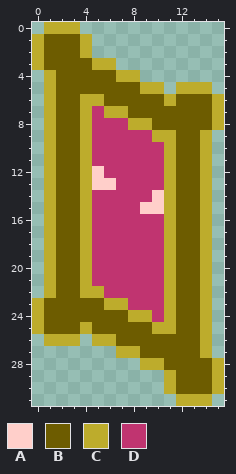
File history of a pixel-art sprite, assets/enemies/quadro_lado.png. Above is the file before it was changed.
The file is 16x32 pixels.
Palette (. is transparent): A #ffcfca  B #6d5c00  C #bdac2c  D #c03470
Pixels before, first column x 0:
 0 .CCC............
 1 CBBBC...........
 2 CBBBC...........
 3 CBBBBCC.........
 4 .CBBBBBCC.......
 5 .CBBBBBBBCC.CCC.
 6 .CBBCCBBBBBCBBBC
 7 .CBBCDCCBBBBBBBC
 8 .CBBCDDDCCBBBBBC
 9 .CBBCDDDDDCCBBC.
10 .CBBCDDDDDDCBBC.
11 .CBBCDDDDDDCBBC.
12 .CBBCADDDDDCBBC.
13 .CBBCAADDDDCBBC.
14 .CBBCDDDDDACBBC.
15 .CBBCDDDDAACBBC.
16 .CBBCDDDDDDCBBC.
17 .CBBCDDDDDDCBBC.
18 .CBBCDDDDDDCBBC.
19 .CBBCDDDDDDCBBC.
20 .CBBCDDDDDDCBBC.
21 .CBBCDDDDDDCBBC.
22 .CBBCCDDDDDCBBC.
23 CBBBBBCCDDDCBBC.
24 CBBBBBBBCCDCBBC.
25 CBBBCBBBBBCCBBC.
26 .CCC.CCBBBBBBBC.
27 .......CCBBBBBC.
28 .........CCBBBBC
29 ...........CBBBC
30 ...........CBBBC
31 ............CCC.
The same view after the edit:
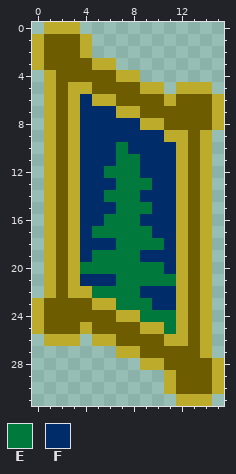
Colours new in this view: E #00793d  F #002d69
Diff:
The author changed colour B to colour C in row 5 at x 3 to 4; in row 6 at x 3 and 6; in row 7 at x 3 and 8; in row 8 at x 3 and 10; in rows 9 to 22 at x 3 and 12; in row 23 at x 5 and 12.
The author changed colour B to colour C in row 24 at x 7 and 12; in row 25 at x 9 and 12; in row 26 at x 11 to 12.
The author changed colour A to colour E in row 15 at x 9.
The author changed colour C to colour E in row 20 at x 4; in row 21 at x 11; in row 22 at x 5; in row 23 at x 7; in row 24 at x 9 and 11; in row 25 at x 11.
The author changed colour D to colour E in row 10 at x 7; in row 11 at x 7 to 8; in row 12 at x 6 to 8; in row 13 at x 7 to 9; in row 14 at x 6 to 8; in row 15 at x 7 to 8.
The author changed colour D to colour E in row 16 at x 6 to 8; in row 17 at x 5 to 9; in row 18 at x 7 to 10; in row 19 at x 5 to 8; in row 20 at x 5 to 10; in row 21 at x 7 to 10.
The author changed colour D to colour E in row 22 at x 6 to 8; in row 23 at x 8 to 9; in row 24 at x 10.
The author changed colour A to colour F in row 12 at x 5; in row 13 at x 5 to 6; in rows 14 to 15 at x 10.
The author changed colour C to colour F in row 6 at x 4; in row 7 at x 4 and 6; in row 8 at x 4 and 8; in row 9 at x 4 and 10; in rows 10 to 19 at x 4 and 11; in row 20 at x 11.
The author changed colour C to colour F in row 21 at x 4; in rows 22 to 23 at x 11.
The author changed colour D to colour F in row 7 at x 5; in row 8 at x 5 to 7; in row 9 at x 5 to 9; in row 10 at x 5 to 6 and 8 to 10; in row 11 at x 5 to 6 and 9 to 10; in row 12 at x 9 to 10.
The author changed colour D to colour F in row 13 at x 10; in row 14 at x 5 and 9; in row 15 at x 5 to 6; in row 16 at x 5 and 9 to 10; in row 17 at x 10; in row 18 at x 5 to 6.
The author changed colour D to colour F in row 19 at x 9 to 10; in row 21 at x 5 to 6; in row 22 at x 9 to 10; in row 23 at x 10.
Where, in picture pixels (left, top, right, bottom), the same in both pictures:
changed: (68, 82, 188, 346)
